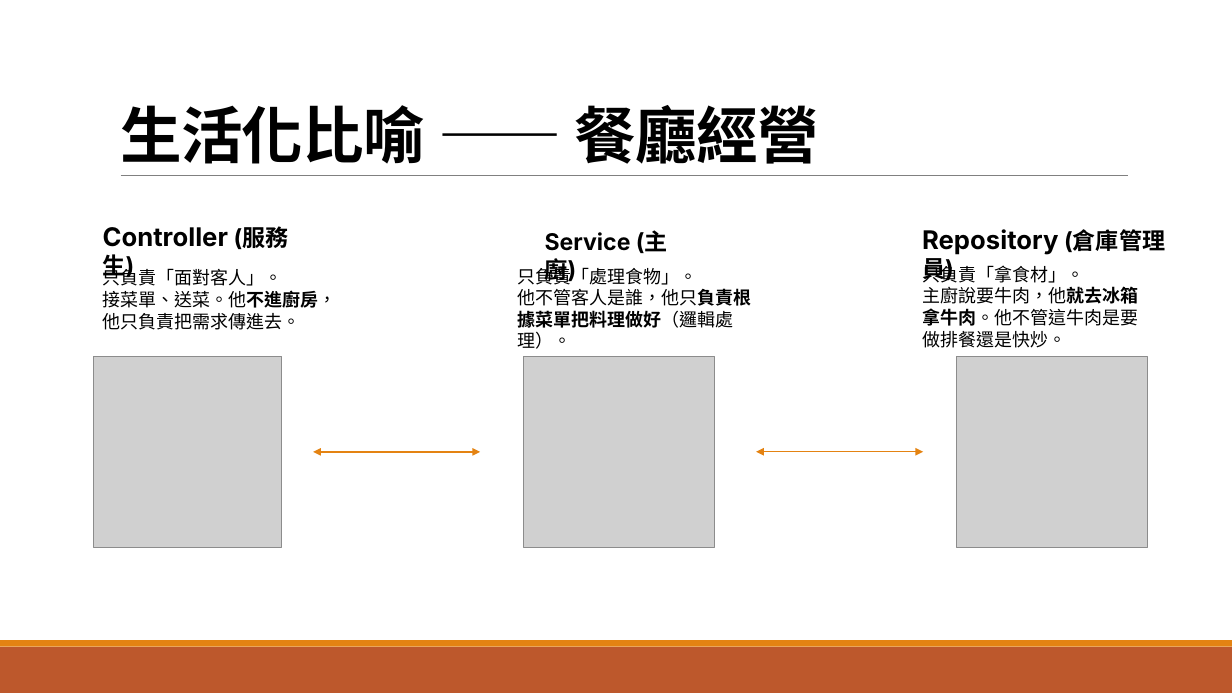
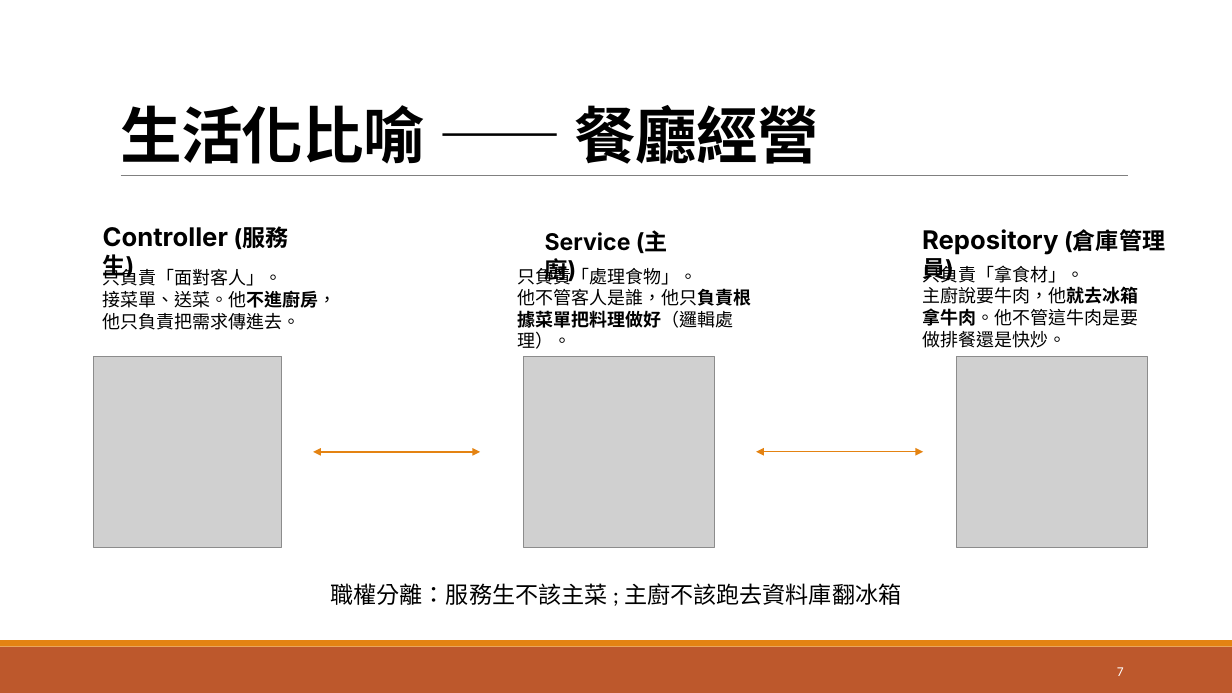
Before and after one commit to GrantChen-XD/CaUpload, a slide deck: slide 7 of JAVA教學.pptx (slide 3 before the commit). Drawn at 1232x693 pixels with LibreOffice and Linux fonts; fonts in the diff are those of the drawing; grey boxes stand for pictures. Boxes give left, top, right and bottom in pixels: in the first picture for what was removed or moved away, otherwise in the second. Text is boxed around its words. In the diff, an @@ line names an element or a change of style, - is before the commit and + after.

```diff
--- a/JAVA教學.pptx
+++ b/JAVA教學.pptx
@@ text added at (x1=330, y1=583, x2=901, y2=605), 18 pt, text #000000 @@
+職權分離：服務生不該主菜 ; 主廚不該跑去資料庫翻冰箱
@@ page number added at (x1=1117, y1=667, x2=1124, y2=676), 10.5 pt, text #FFFFFF @@
+7
```
Also in this commit, not shown: 7 other slides changed, 7 slides added, 1 slide removed, 1 other file.
